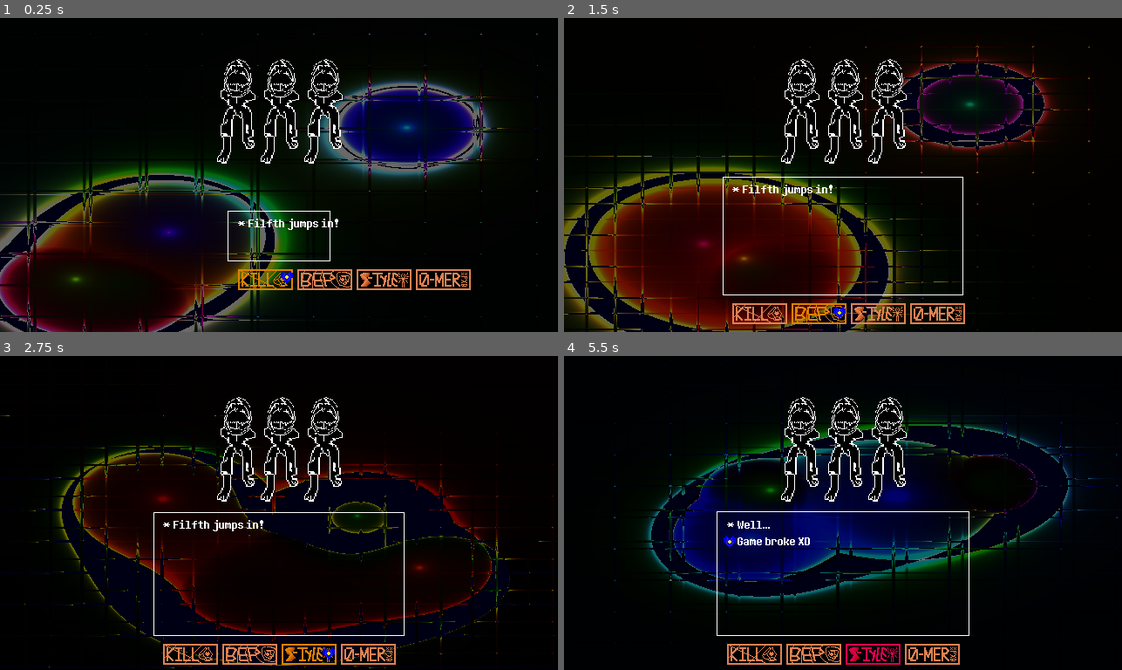
Above: before the commit, frames 1-4 (two rows, left to right).
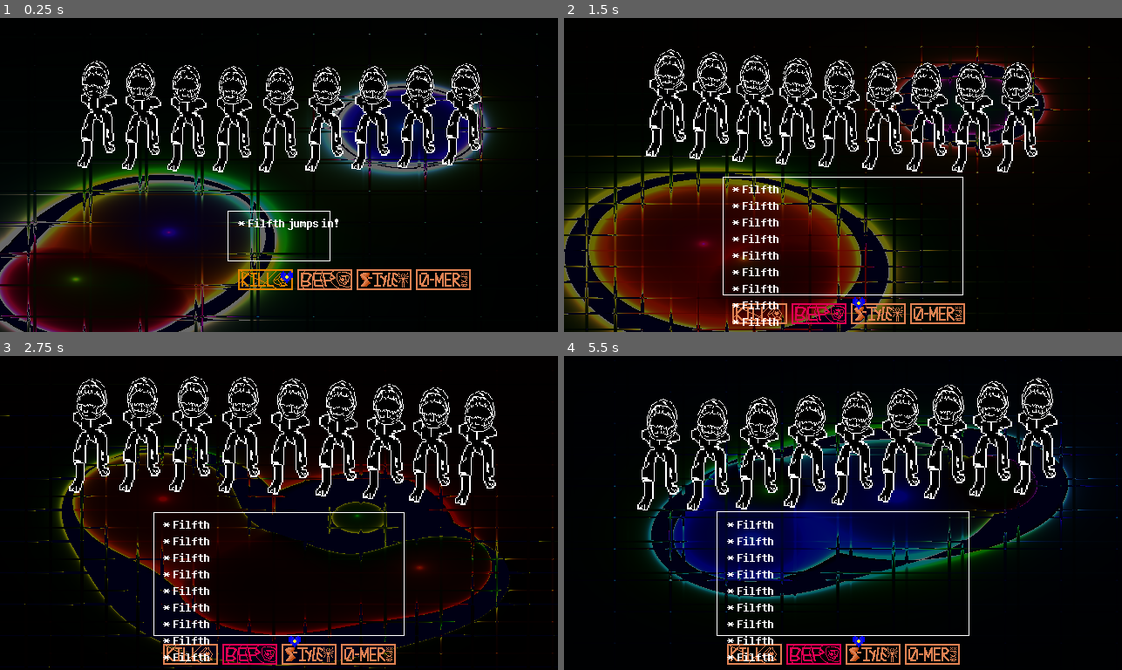
Above: after the commit, the same moments.

Repository: officialErnests/Underkill
Game: Godot game, scene res://Scenes/FIGHT.tscn
The game is run twice, just before and just after one commit, with the same random seed, the same clock (stepped at 60 frames per second) and the same inputs.
Inputs:
- Up to frame 1 (0.25 s): no input
- Up to frame 2 (1.5 s): tap Enter at 0.5 s; hold D (Right) 0.53-1.28 s; tap Shift (Dash) at 0.6 s; tap Space (Jump) at 0.77, 0.8, 1.07, 1.35 s; hold S (Down) from 1.28 s (still down)
- Up to frame 3 (2.75 s): tap Space (Jump) at 1.52, 1.82, 2.3 s; tap Shift (Dash) at 1.55, 2.1 s; release S (Down) at 2.03 s; hold D (Right) from 2.03 s (still down)
- Up to frame 4 (5.5 s): release D (Right) at 2.78 s; hold W (Up) 2.78-3.53 s; tap Ctrl (Slide) at 2.85 s; tap Space (Jump) at 3.02, 3.32, 3.77, 3.8, 4.07, 4.35, 4.52, 4.82, 5.3 s; tap Shift (Dash) at 3.05, 3.6, 4.55, 5.1 s; hold A (Left) 3.53-5.03 s; hold S (Down) from 5.03 s (still down)

The runs differ from the first frame. In frame 1, 6.2% of the frame differs, in the area x 13-87%, y 13-50%; in frame 2, 6.4%; in frame 3, 6.7%; in frame 4, 8.6%, in the area x 13-89%, y 6-99%.
Error after the commit: Modulo by zero error in operator '%'. (res://Scenes/FightManager.gd:276)

Commit message:
Menu Functionality

Diff:
--- a/Assets/Charecters/Enemies/Filfth.tscn
+++ b/Assets/Charecters/Enemies/Filfth.tscn
@@ -6,13 +6,17 @@
 [node name="Enemy_Preset" type="Node2D"]
 z_index = -2
 
-[node name="Head" type="Sprite2D" parent="."]
+[node name="HeadAttach" type="Node2D" parent="."]
+
+[node name="Head" type="Sprite2D" parent="HeadAttach"]
 texture_filter = 1
 position = Vector2(2, -101)
 scale = Vector2(0.7, 0.7)
 texture = ExtResource("1_ac6wb")
 
-[node name="Body" type="Sprite2D" parent="."]
+[node name="BodyAttach" type="Node2D" parent="."]
+
+[node name="Body" type="Sprite2D" parent="BodyAttach"]
 z_index = -1
 texture_filter = 1
 position = Vector2(1, -48)
--- /dev/null
+++ b/Assets/Charecters/Player/diologue.json
@@ -0,0 +1,50 @@
+{
+    "Equiped" : {
+        "Attacks" : [
+            "Punch"
+        ]
+    },
+    "Attacks" : {
+        "Punch" : {
+            "KILL" : {
+                "Damage" : 1,
+                "Recharge" : 0,
+                "Messages" : [
+                    ["You hit the enemy",
+                    "It seems the enemy was hurt"],
+                    ["I LIKE YA CUT G",
+                    "[Smack]",
+                    "AHHHHHHHHHHHHHHHHHHHHHHHHHHHH"]
+                ]
+            },
+            "SSSTYLE" : {
+                "Heal" : 100,
+                "Chance" : 1,
+                "Succes" : {
+                    "Cooldown" : 5,
+                    "Messages" : [
+                        ["As you saw yellow spark",
+                        "You parried that"],
+                        ["+Parry"],
+                        ["i'm not gonna sugarcoat it",
+                        "i'm not gonna sugarcoat it",
+                        "i'm not gonna sugarcoat it",
+                        "i'm not gonna sugarcoat it",
+                        "i'm not gonna sugarcoat it"]
+                    ]
+                },
+                "Fail" : {
+                    "Cooldown" : 3,
+                    "Messages" : [
+                        ["As you saw yellow spark",
+                        "You wimped and ducked"],
+                        ["As you saw them attack",
+                        "You forgot how to Parry"],
+                        ["You missed the parry",
+                        "I call dibs"]
+                    ]
+                }
+            }
+        }
+    }
+}
--- a/Scenes/FightManager.gd
+++ b/Scenes/FightManager.gd
@@ -5,6 +5,9 @@
 var enemies_json: Dictionary = {}
 var enemySpawnNode
 
+var players_json_path = "res://Assets//Charecters//Player//diologue.json"
+var players_json: Dictionary = {}
+
 var mainControl : Control
 var label : Label
 var cage : Node2D
@@ -12,20 +15,26 @@
 
 var disableNoMercy = false
 var StageSet = StageSets.PLAYER_MENU
-var LockedIn = false
-
+var optionSize = 0
+var time = 0
 
 enum StageSets {
 	ENEMY_ATTACK,
 	PLAYER_ATTACK,
 	PLAYER_MENU,
-	ADVANCED_OPTIONS
+	ADVANCED_OPTIONS,
+	OPTION_TEXT
 }
 enum PlayerPos {
 	Kill,
 	Bep,
 	SSStyle,
 	Nomercy
+}
+enum GuiStages {
+	OPTIONS,
+	TEXT,
+	BATTLE
 }
 
 var CageSizes = {
@@ -41,17 +50,23 @@
 	]
 }
 
-var OFFSETS = {
-	"Kill" = Vector2(63,20),
-	"Bep" = Vector2(132,20),
-	"SSStyle" = Vector2(200,20),
-	"NOMERCY" = Vector2(224,20)
-}
+var OFFSETS = [
+	Vector2(63,20),
+	Vector2(132,20),
+	Vector2(200,20),
+	Vector2(224,20)
+]
 
 var ADVANCED_OFFSET = Vector2(5,5)
 var advOptions = 0
 
 var attackEnemies = [
+	"Filfth",
+	"Filfth",
+	"Filfth",
+	"Filfth",
+	"Filfth",
+	"Filfth",
 	"Filfth",
 	"Filfth",
 	"Filfth"
@@ -65,6 +80,7 @@
 var ENEMY_ATTACK_TIME = 10
 var PlayerSel = PlayerPos.Kill
 
+
 func _ready() -> void:
 	UnJsonify()
 	print(enemies_json["Filfth"]["Health"])
@@ -79,6 +95,7 @@
 
 
 	var totalWidth = 0
+	var offseter = 0
 	for enemy in attackEnemies:
 		if enemies_json[enemy]:
 			var TempEnemy = {
@@ -88,8 +105,10 @@
 				"Body" = load(enemi_folder_path + enemies_json[enemy]["Body"] + ".tscn").instantiate(),
 				"Width" = enemies_json[enemy]["Width"],
 				"Intro" = enemies_json[enemy]["Intro"],
-				"Interactions" = enemies_json[enemy]["Interactions"]
+				"Interactions" = enemies_json[enemy]["Interactions"],
+				"Offset" = offseter
 			}
+			offseter += 0.3
 			enemySpawnNode.add_child(TempEnemy["Body"])
 			TempEnemy["Body"].position = Vector2(0,0)
 			totalWidth += TempEnemy["Width"]/2
@@ -101,105 +120,63 @@
 
 
 
-func UnJsonify() -> Dictionary:
+func UnJsonify() -> void:
 	var file = FileAccess.open(enemies_json_path, FileAccess.READ)
 	var json = file.get_as_text()
 	var jsonObj = JSON.new()
 	jsonObj.parse(json)
 	enemies_json = jsonObj.data
-	return enemies_json
+
+	var file2 = FileAccess.open(players_json_path, FileAccess.READ)
+	var json2 = file2.get_as_text()
+	var jsonObj2 = JSON.new()
+	jsonObj2.parse(json2)
+	players_json = jsonObj2.data
 
 func get_input(_delta) -> void:
 	if StageSet == StageSets.PLAYER_ATTACK:#Litraly has to be before "if StageSet == StageSets.PLAYER_MENU:" or shit breaks XD
-		if not StageChanged:
-			if Input.is_action_just_pressed("Jump"): #I am god at commenting my code B)
+		InputPlayerAttack()
+	if StageSet == StageSets.PLAYER_MENU:
+		InputPlayerMenu()
+	if StageSet == StageSets.ADVANCED_OPTIONS:
+		InputAdvancedOptions()
+	if StageSet == StageSets.OPTION_TEXT:
+		InputOptionText()
+
+func InputPlayerAttack() -> void:
+	if not StageChanged: #debounces jump input
+		if Input.is_action_just_pressed("Jump"): #I am god at commenting my code B)
 				StageSet = StageSets.ENEMY_ATTACK
 				enemyIntro = ENEMY_INTRO
 				StageChanged = true
-		else:
-			StageChanged = false
-	if StageSet == StageSets.PLAYER_MENU:
-		if not LockedIn:
-			match PlayerSel:
-				PlayerPos.Kill:
-					player.MenuPos = mainControl.position + OFFSETS["Kill"]
-					mainControl.get_child(1).get_child(PlayerSel as int).modulate = Color(1,1, 0)
-					if Input.is_action_just_pressed("Left"):
-						mainControl.get_child(1).get_child(PlayerSel as int).modulate = Color(1,1,1)
-						if disableNoMercy:
-							PlayerSel = 2 as PlayerPos
-						else:
-							PlayerSel = 3 as PlayerPos
-					if Input.is_action_just_pressed("Right"):
-						mainControl.get_child(1).get_child(PlayerSel as int).modulate = Color(1,1,1)
-						PlayerSel = PlayerSel + 1 as PlayerPos
-				PlayerPos.Bep:
-					player.MenuPos = mainControl.position + OFFSETS["Bep"]
-					mainControl.get_child(1).get_child(PlayerSel as int).modulate = Color(1,1, 0)
-					if Input.is_action_just_pressed("Left"):
-						mainControl.get_child(1).get_child(PlayerSel as int).modulate = Color(1,1,1)
-						PlayerSel = PlayerSel - 1 as PlayerPos
-					if Input.is_action_just_pressed("Right"):
-						mainControl.get_child(1).get_child(PlayerSel as int).modulate = Color(1,1,1)
-						PlayerSel = PlayerSel + 1 as PlayerPos
-				PlayerPos.SSStyle:
-					player.MenuPos = mainControl.position + OFFSETS["SSStyle"]
-					mainControl.get_child(1).get_child(PlayerSel as int).modulate = Color(1,1, 0)
-					if Input.is_action_just_pressed("Left"):
-						mainControl.get_child(1).get_child(PlayerSel as int).modulate = Color(1,1,1)
-						PlayerSel = PlayerSel - 1 as PlayerPos
-					if Input.is_action_just_pressed("Right"):
-						mainControl.get_child(1).get_child(PlayerSel as int).modulate = Color(1,1,1)
-						if disableNoMercy:
-							PlayerSel = 0 as PlayerPos
-						else:
-							PlayerSel = PlayerSel + 1 as PlayerPos
-				PlayerPos.Nomercy:
-					player.MenuPos = mainControl.position + OFFSETS["NOMERCY"]
-					mainControl.get_child(1).get_child(PlayerSel as int).modulate = Color(1,1, 0)
-					if Input.is_action_just_pressed("Left"):
-						mainControl.get_child(1).get_child(PlayerSel as int).modulate = Color(1,1,1)
-						PlayerSel = PlayerSel - 1 as PlayerPos
-					if Input.is_action_just_pressed("Right"):
-						mainControl.get_child(1).get_child(PlayerSel as int).modulate = Color(1,1,1)
-						PlayerSel = PlayerSel + 1 as PlayerPos
-				_:
-					PlayerSel = PlayerPos.Kill
-		if not LockedIn:
-			if Input.is_action_just_pressed("Up"):
-				LockedIn = true
-				player.MenuPos += Vector2(0,-10)
-				mainControl.get_child(1).get_child(PlayerSel as int).modulate = Color(1,0,1)
-				if PlayerSel == PlayerPos.Kill:
-					StageChanged = true
-					StageSet = StageSets.ADVANCED_OPTIONS
-				if PlayerSel == PlayerPos.Bep:
-					StageChanged = true
-					StageSet = StageSets.ADVANCED_OPTIONS
-				if PlayerSel == PlayerPos.SSStyle:
-					StageChanged = true
-					StageSet = StageSets.ADVANCED_OPTIONS
-				if PlayerSel == PlayerPos.Nomercy:
-					LockedIn = false
-					mainControl.get_child(1).get_child(PlayerSel as int).modulate = Color(0.1,0.1,1.1)
-					disableNoMercy = true
-					PlayerSel = PlayerPos.Kill
-					StageChanged = true
-					StageSet = StageSets.ADVANCED_OPTIONS
-	if StageSet == StageSets.ADVANCED_OPTIONS:
-		match PlayerSel:
+	else:
+		StageChanged = false
+
+func InputPlayerMenu() -> void:
+	PlayerMenuMove()
+	if Input.is_action_just_pressed("Jump"):
+		mainControl.get_child(1).get_child(PlayerSel as int).modulate = Color(1,0,1)
+		StageSet = StageSets.ADVANCED_OPTIONS
+		StageChanged = true
+		if PlayerSel == PlayerPos.Nomercy:
+			mainControl.get_child(1).get_child(PlayerSel as int).modulate = Color(0.1,0.1,1.1)
+			disableNoMercy = true
+			PlayerSel = PlayerPos.Nomercy
+
+func InputAdvancedOptions() -> void:
+	match PlayerSel:
 			PlayerPos.Kill:
-				if StageChanged:
-					StageChanged = false
-					DisplayDiologue(["Punch", "Kick", "Shoot"])
-				advOptions = min(max(advOptions,0),2)
+				optionSize = 3
 				if Input.is_action_just_pressed("Dash"):
 					StageSet = StageSets.PLAYER_MENU
-					LockedIn = false
 					StageChanged = true
-				if Input.is_action_just_pressed("Jump"):
-					StageSet = StageSets.PLAYER_ATTACK
-					StageChanged = true
+				if StageChanged:
+					StageChanged = false
+					DisplayDiologue(["Punch", "Kick", "Shoot"])
+				else:
+					if Input.is_action_just_pressed("Jump"):
+						StageSet = StageSets.OPTION_TEXT
+						StageChanged = true
 			PlayerPos.Bep:
 				if StageChanged:
 					StageChanged = false
@@ -231,6 +208,45 @@
 				if Input.is_action_just_pressed("back"):
 					PlayerSel = PlayerPos.Kill
 
+func InputOptionText() -> void:
+	match PlayerSel:
+		PlayerPos.Kill:
+			if StageChanged:
+				optionSize = 1
+				DisplayDiologue(["AGHGHGH"])
+				StageChanged = false
+			else:
+				if Input.is_action_just_pressed("Jump"):
+					StageChanged = true
+					enemyIntro = ENEMY_INTRO
+					StageSet = StageSets.ENEMY_ATTACK
+		PlayerPos.Bep:
+			if Input.is_action_just_pressed("back"):
+				PlayerSel = PlayerPos.Kill
+			if StageChanged:
+				StageChanged = false
+				var namesOfEnemies = []
+				for enemie in allEnemies:
+					namesOfEnemies.append(enemie["Name"])
+				DisplayDiologue(namesOfEnemies)
+				optionSize = allEnemies.size()
+		PlayerPos.SSStyle:
+			optionSize = 2
+			if Input.is_action_just_pressed("back"):
+				PlayerSel = PlayerPos.Kill
+			if StageChanged:
+				StageChanged = false
+				DisplayDiologue(["Well...", "Game broke XD"])
+		PlayerPos.Nomercy:
+			optionSize = 2
+			if Input.is_action_just_pressed("back"):
+				PlayerSel = PlayerPos.Kill
+			if StageChanged:
+				StageChanged = false
+				DisplayDiologue(["Well...", "Game broke XD"])
+		_:
+			if Input.is_action_just_pressed("back"):
+				PlayerSel = PlayerPos.Kill
 
 func UpdateCage(delta, cageSet, speed) -> void:
 	cage.CagePosition += (CageSizes[cageSet][0] - cage.CagePosition) * delta * speed
@@ -252,49 +268,112 @@
 		finalStr += "* " + line + "\n"
 	label.text = finalStr
 
+func NavigateOptions() -> void:
+	if Input.is_action_just_pressed("Up"):
+		advOptions -= 1
+	if Input.is_action_just_pressed("Down"):
+		advOptions += 1
+	advOptions = (advOptions + optionSize)% optionSize
+	player.MenuPos = cage.CagePosition - cage.CageSize / 2 + Vector2(10,5) + Vector2(3,8) + Vector2(0,19) * advOptions
+
+func UpdateEnemi(delta, color, size) -> void:
+	enemySpawnNode.scale += (size - enemySpawnNode.scale) * delta
+	enemySpawnNode.modulate += (color - enemySpawnNode.modulate) * delta
+	for enemy in allEnemies:
+		var offset = enemy["Offset"]
+		enemy["Body"].get_child(0).position = Vector2(cos(time*2+offset) * 3 + cos(time*2+offset) * 10, cos(time*3+offset) * 3 + sin(time+offset) * 10)
+		enemy["Body"].get_child(1).position = Vector2(cos(time*2+offset) * 10, sin(time+offset) * 10)
+
+func RecenterPlayer() -> void:
+	player.PlayerDoge = true
+	player.MenuPos = cage.CagePosition
+	player.position = cage.CagePosition
+
+func PlayerMenuMove() -> void:
+	player.MenuPos = mainControl.position + OFFSETS[PlayerSel as int]
+	mainControl.get_child(1).get_child(PlayerSel as int).modulate = Color(1,1, 0)
+	if Input.is_action_just_pressed("Left"):
+		mainControl.get_child(1).get_child(PlayerSel as int).modulate = Color(1,1,1)
+		PlayerSel = PlayerSel - 1 as PlayerPos
+		if PlayerSel < 0:
+			if disableNoMercy:
+				PlayerSel = 2 as PlayerPos
+			else:
+				PlayerSel = 3 as PlayerPos
+	if Input.is_action_just_pressed("Right"):
+		mainControl.get_child(1).get_child(PlayerSel as int).modulate = Color(1,1,1)
+		PlayerSel = PlayerSel + 1 as PlayerPos
+		if disableNoMercy and PlayerSel > 4:
+			PlayerSel = 0 as PlayerPos
+		elif not disableNoMercy and PlayerSel > 3:
+			PlayerSel = 0 as PlayerPos
+
+func SwitchGui(Battle) -> void:
+	match Battle:
+		GuiStages.OPTIONS:
+			mainControl.get_child(0).visible = false
+			mainControl.get_child(1).visible = true
+			label.visible = true
+		GuiStages.TEXT:
+			mainControl.get_child(0).visible = false
+			mainControl.get_child(1).visible = false
+			label.visible = true
+		GuiStages.BATTLE:
+			mainControl.get_child(0).visible = true
+			mainControl.get_child(1).visible = false
+			label.visible = false
+		_:
+			mainControl.get_child(0).visible = false
+			mainControl.get_child(1).visible = true
+			label.visible = true
+
+
 func _physics_process(delta):
-	if StageSet == StageSets.ADVANCED_OPTIONS:
+	time += delta
+
+	if StageSet == StageSets.PLAYER_MENU:
+		if StageChanged:
+			SwitchGui(GuiStages.OPTIONS)
+			DisplayDiologue(allEnemies.pick_random()["Intro"].pick_random())
+			StageChanged = false
+		get_input(delta)
+		UpdateEnemi(delta, Color(1,1,1), Vector2(1,1))
+		UpdateCage(delta, "DEFAULT_CAGE", 2)
+		player.PlayerDoge = false
+	elif StageSet == StageSets.ADVANCED_OPTIONS:
+		if StageChanged:
+			StageChanged = false
 		get_input(delta)
 		UpdateCage(delta, "DEFAULT_CAGE", 2)
-		player.MenuPos = cage.CagePosition - cage.CageSize / 2 + Vector2(10,5) + Vector2(3,8) + Vector2(0,19) * advOptions
-		if Input.is_action_just_pressed("Up"):
-			advOptions -= 1
-		if Input.is_action_just_pressed("Down"):
-			advOptions += 1
-	if StageSet == StageSets.PLAYER_MENU:
-		enemySpawnNode.scale += (Vector2(1,1) - enemySpawnNode.scale) * delta
-		enemySpawnNode.modulate += (Color(1,1,1) - enemySpawnNode.modulate) * delta
+		UpdateEnemi(delta, Color(1,1,1), Vector2(1.1,1.1))
+		NavigateOptions()
+	elif StageSet == StageSets.OPTION_TEXT:
+		if StageChanged:
+			StageChanged = false
 		get_input(delta)
 		UpdateCage(delta, "DEFAULT_CAGE", 2)
-		mainControl.get_child(0).visible = false
-		mainControl.get_child(1).visible = true
-		player.PlayerDoge = false
-		label.visible = true
+		UpdateEnemi(delta, Color(1,1,1), Vector2(1.2,1.2))
+		NavigateOptions()
+	elif StageSet == StageSets.PLAYER_ATTACK:
 		if StageChanged:
-			DisplayDiologue(allEnemies.pick_random()["Intro"].pick_random())
 			StageChanged = false
-	if StageSet == StageSets.PLAYER_ATTACK:
 		player.MenuPos = Vector2(400,0)
 		get_input(delta)
 		UpdateCage(delta, "DIOLOGUE_CAGE", 2)
-		mainControl.get_child(1).visible = false
+		SwitchGui(GuiStages.TEXT)
 		DisplayDiologue(["You used railcanon","It missed","You realised your aim sucks"])
-	if StageSet == StageSets.ENEMY_ATTACK:
-		mainControl.get_child(0).visible = true
-		label.visible = false
-		enemySpawnNode.modulate += (Color(0.2,0.2,0.2) - enemySpawnNode.modulate) * delta
-		enemySpawnNode.scale += (Vector2(0.7,0.7) - enemySpawnNode.scale) * delta
-		if enemyIntro > 0:
+	elif StageSet == StageSets.ENEMY_ATTACK:
+		UpdateEnemi(delta, Color(0.2,0.2,0.2), Vector2(0.7,0.7))
+		if enemyIntro > 0 or StageChanged:
+			if StageChanged:
+				SwitchGui(GuiStages.BATTLE)
+				RecenterPlayer()
+				StageChanged = false
+			UpdateCage(delta, "CAGE_SMALL", 5)
 			enemyIntro -= delta
-			UpdateCage(delta, "CAGE_SMALL", 5)
-			if StageChanged:
-				player.PlayerDoge = true
-				player.MenuPos = cage.CagePosition
-				player.position = cage.CagePosition
-				StageChanged = false
 		else:
-			enemyAttack += delta
-			SetCageSize("CAGE_SMALL")
 			if ENEMY_ATTACK_TIME < enemyAttack:
 				StageChanged = true
 				StageSet = StageSets.PLAYER_MENU
+			enemyAttack += delta
+			SetCageSize("CAGE_SMALL")
Not shown, changed: README.md
